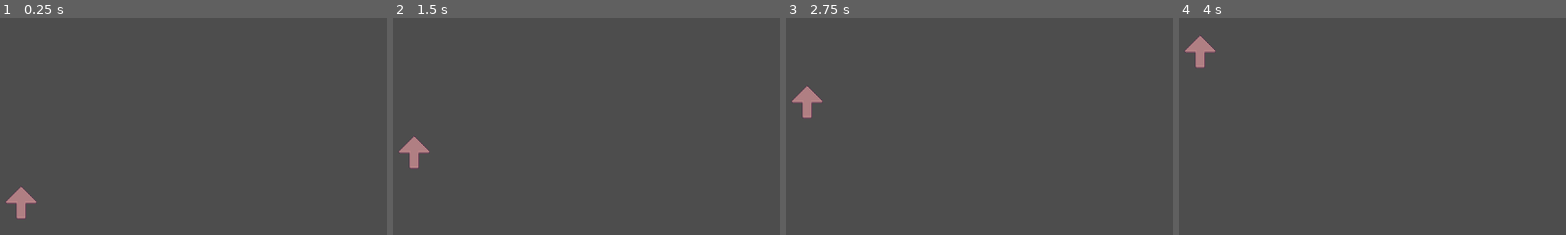
Above: before the commit, frames 1-4 (left to right).
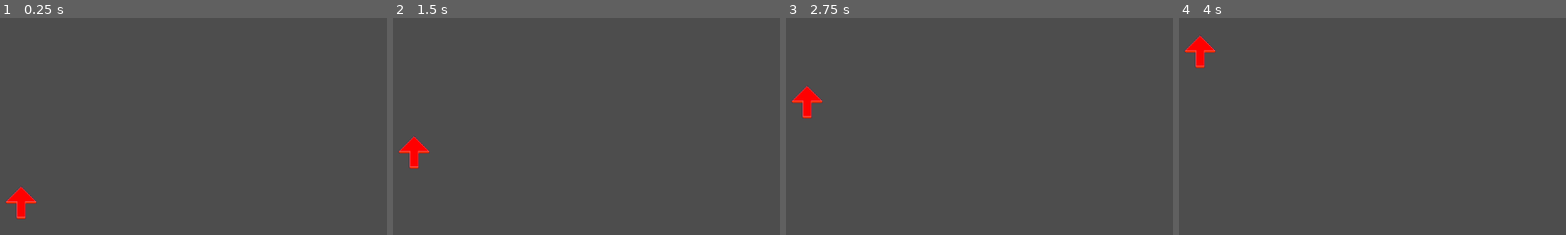
Above: after the commit, the same moments.

Repository: MetalCRT/Videojuego_Crash77
Game: Godot game, scene res://main_scene.tscn
The game is run twice, just before and just after one commit, with the same random seed, the same clock (stepped at 60 frames per second) and the same inputs.
Inputs:
- Up to frame 1 (0.25 s): no input
- Up to frame 2 (1.5 s): no input
- Up to frame 3 (2.75 s): no input
- Up to frame 4 (4 s): no input
The pictures show only the part of the screen within x 0-50%, y 50-100%; the shares and areas given below are measured in that part.

The runs differ from the first frame. In frame 1, 0.5% of the frame differs, in the area x 1-10%, y 77-93%; in frame 2, 0.5%; in frame 3, 0.5%; in frame 4, 0.5%.

Commit message:
Add Colored Directed Arrow Sprites

Diff:
--- a/Scenes/m_arrow_up.tscn
+++ b/Scenes/m_arrow_up.tscn
@@ -1,7 +1,7 @@
 [gd_scene load_steps=4 format=3 uid="uid://ovufpx7ouc3q"]
 
 [ext_resource type="Script" path="res://Scripts/M_ArrowUp.gd" id="1_xnxmf"]
-[ext_resource type="Texture2D" uid="uid://o4qdurnp5vft" path="res://Assets/ArrowLight.png" id="2_ul26i"]
+[ext_resource type="Texture2D" uid="uid://j67wi7peiqq2" path="res://Assets/ArrowRed.png" id="2_pd10q"]
 
 [sub_resource type="RectangleShape2D" id="RectangleShape2D_mjy7n"]
 size = Vector2(47, 50)
@@ -11,8 +11,11 @@
 script = ExtResource("1_xnxmf")
 
 [node name="Sprite2D" type="Sprite2D" parent="."]
-texture = ExtResource("2_ul26i")
+texture = ExtResource("2_pd10q")
 
 [node name="CollisionShape2D" type="CollisionShape2D" parent="."]
 position = Vector2(-0.5, 0)
 shape = SubResource("RectangleShape2D_mjy7n")
+
+[connection signal="area_shape_entered" from="." to="." method="_on_area_shape_entered"]
+[connection signal="area_shape_exited" from="." to="." method="_on_area_shape_exited"]
--- a/Scripts/M_ArrowUp.gd
+++ b/Scripts/M_ArrowUp.gd
@@ -9,3 +9,11 @@
 	if position.y <= -50:
 		queue_free()
 		print("Adios")
+
+
+func _on_area_shape_entered(area_rid, area, area_shape_index, local_shape_index):
+	pass # Replace with function body.
+
+
+func _on_area_shape_exited(area_rid, area, area_shape_index, local_shape_index):
+	pass # Replace with function body.
Binary file added: Assets/ArrowBlue.png
Not shown, added: Assets/ArrowBlue.png.import
Binary file added: Assets/ArrowRed.png
Not shown, added: Assets/ArrowRed.png.import
Not shown, changed: .DS_Store
Not shown, changed: Assets/.DS_Store
